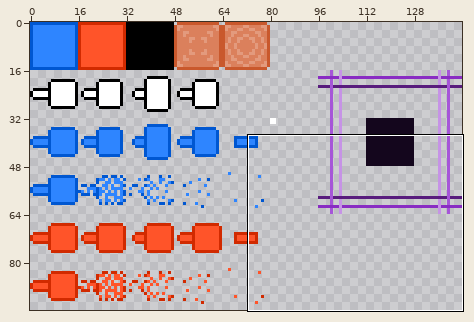
Pixel-art file: SpriteSheet.aseprite. Above, an overview of the earlier version with the close-up marked.
Close-up. Before:
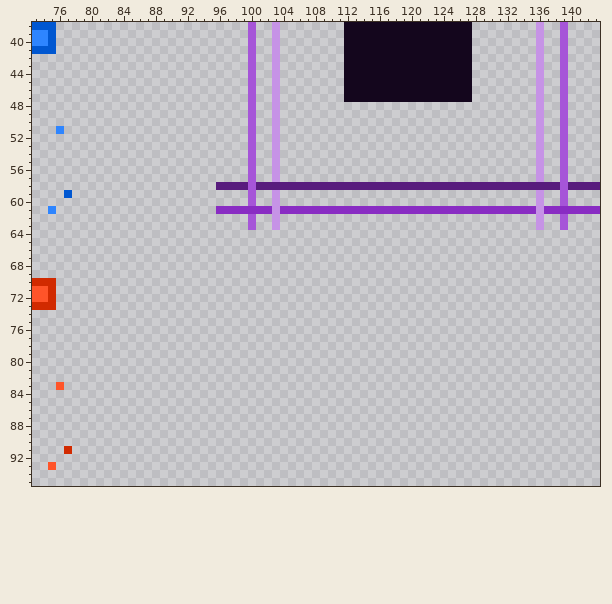
144x96 pixels, 1 frame. Shown: x 73..143, y 38..95.
And afterwards:
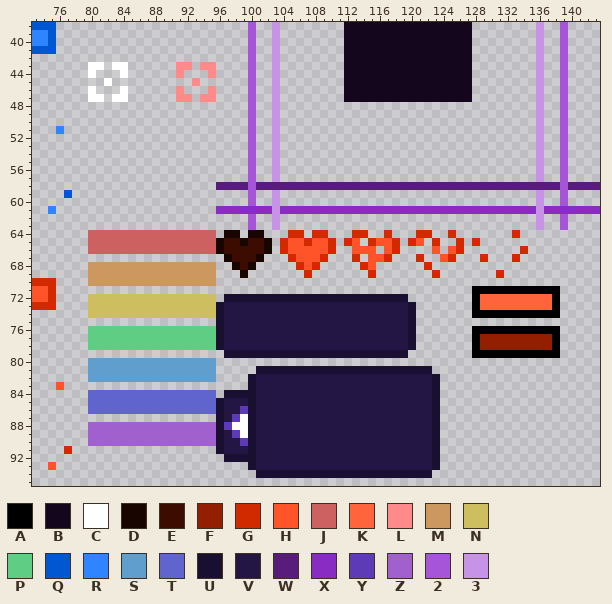
Palette (. is transparent): A #000000  B #14061d  C #ffffff  D #190500  E #3d0c00  F #941e00  G #d12a00  H #ff5429  J #cd6060  K #ff643d  L #ff8a8a  M #cd9860  N #cdbe60  P #60cd84  Q #0057d1  R #2e85ff  S #609ecd  T #6064cd  U #191031  V #231645  W #581c7d  X #892cc3  Y #5d3ab6  Z #a060cd  2 #a655d8  3 #c693e6
Diff:
@@ x 78..97 @@
 42 ....................
-43 ....................
-44 ....................
-45 ....................
-46 ....................
-47 ....................
+43 ..CC.CC......LL.LL..
+44 ..C...C......L...L..
+45 ....C..........L....
+46 ..C...C......L...L..
+47 ..CC.CC......LL.LL..
 48 ....................
@@ x 73..143 @@
 63 ...........................2..3................................3..2....
-64 .......................................................................
-65 .......................................................................
-66 .......................................................................
-67 .......................................................................
-68 .......................................................................
-69 .......................................................................
-70 GGG....................................................................
-71 HHG....................................................................
-72 HHG....................................................................
-73 GGG....................................................................
-74 .......................................................................
-75 .......................................................................
-76 .......................................................................
-77 .......................................................................
-78 .......................................................................
-79 .......................................................................
-80 .......................................................................
-81 .......................................................................
-82 .......................................................................
-83 ...H...................................................................
-84 .......................................................................
-85 .......................................................................
-86 .......................................................................
-87 .......................................................................
-88 .......................................................................
-89 .......................................................................
-90 .......................................................................
-91 ....G..................................................................
-92 .......................................................................
-93 ..H....................................................................
-94 .......................................................................
+64 .......JJJJJJJJJJJJJJJJ.DD.DD...GG.GG...GG..G...GG..G.......G..........
+65 .......JJJJJJJJJJJJJJJJDEEDEED.GHHGHHG.GH.GHHG.GH.G..G.G...............
+66 .......JJJJJJJJJJJJJJJJDEEEEED.GHHHHHG..HHH.HG....H.HG.......G.........
+67 ........................DEEED...GHHHG...G.HHG...G..HG...G...G..........
+68 .......MMMMMMMMMMMMMMMM..DED.....GHG.....GH......G.....................
+69 .......MMMMMMMMMMMMMMMM...D.......G.......G.......G.......G............
+70 GGG....MMMMMMMMMMMMMMMM................................................
+71 HHG....................................................AAAAAAAAAAA.....
+72 HHG....NNNNNNNNNNNNNNNN.UUUUUUUUUUUUUUUUUUUUUUU........AKKKKKKKKKA.....
+73 GGG....NNNNNNNNNNNNNNNNUVVVVVVVVVVVVVVVVVVVVVVVU.......AKKKKKKKKKA.....
+74 .......NNNNNNNNNNNNNNNNUVVVVVVVVVVVVVVVVVVVVVVVU.......AAAAAAAAAAA.....
+75 .......................UVVVVVVVVVVVVVVVVVVVVVVVU.......................
+76 .......PPPPPPPPPPPPPPPPUVVVVVVVVVVVVVVVVVVVVVVVU.......AAAAAAAAAAA.....
+77 .......PPPPPPPPPPPPPPPPUVVVVVVVVVVVVVVVVVVVVVVVU.......AFFFFFFFFFA.....
+78 .......PPPPPPPPPPPPPPPPUVVVVVVVVVVVVVVVVVVVVVVVU.......AFFFFFFFFFA.....
+79 ........................UUUUUUUUUUUUUUUUUUUUUUU........AAAAAAAAAAA.....
+80 .......SSSSSSSSSSSSSSSS................................................
+81 .......SSSSSSSSSSSSSSSS.....UUUUUUUUUUUUUUUUUUUUUU.....................
+82 .......SSSSSSSSSSSSSSSS....UVVVVVVVVVVVVVVVVVVVVVVU....................
+83 ...H.......................UVVVVVVVVVVVVVVVVVVVVVVU....................
+84 .......TTTTTTTTTTTTTTTT.UUUUVVVVVVVVVVVVVVVVVVVVVVU....................
+85 .......TTTTTTTTTTTTTTTTUVVVUVVVVVVVVVVVVVVVVVVVVVVU....................
+86 .......TTTTTTTTTTTTTTTTUVVYUVVVVVVVVVVVVVVVVVVVVVVU....................
+87 .......................UVYCUVVVVVVVVVVVVVVVVVVVVVVU....................
+88 .......ZZZZZZZZZZZZZZZZUYCCUVVVVVVVVVVVVVVVVVVVVVVU....................
+89 .......ZZZZZZZZZZZZZZZZUVYCUVVVVVVVVVVVVVVVVVVVVVVU....................
+90 .......ZZZZZZZZZZZZZZZZUVVYUVVVVVVVVVVVVVVVVVVVVVVU....................
+91 ....G..................UVVVUVVVVVVVVVVVVVVVVVVVVVVU....................
+92 ........................UUUUVVVVVVVVVVVVVVVVVVVVVVU....................
+93 ..H........................UVVVVVVVVVVVVVVVVVVVVVVU....................
+94 ............................UUUUUUUUUUUUUUUUUUUUUU.....................
 95 .......................................................................
Pixel boxes of the changes (left, top, right, bottom) in both close-ups:
added: (88, 62, 128, 102)
added: (176, 62, 216, 102)
added: (88, 230, 560, 478)
